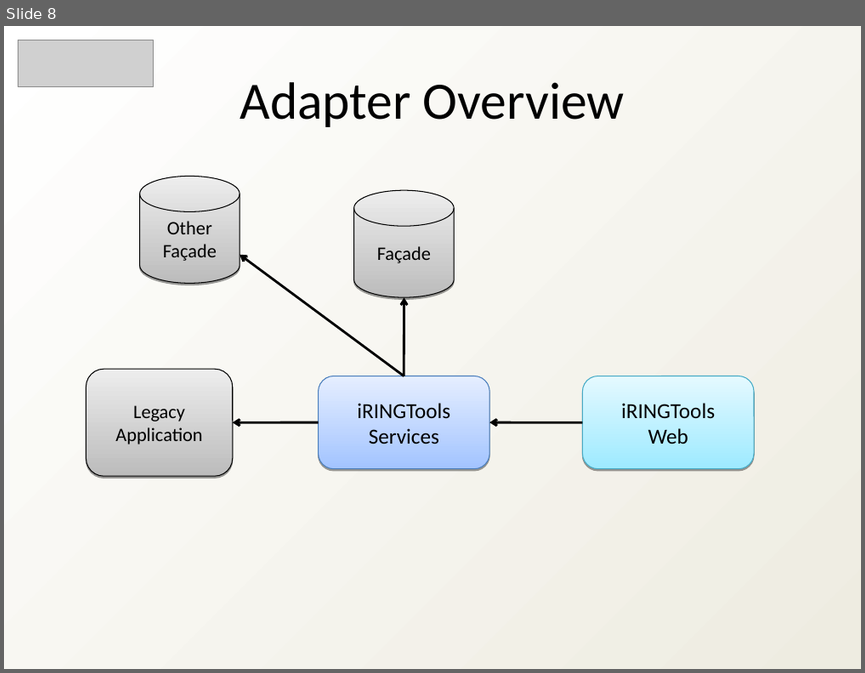
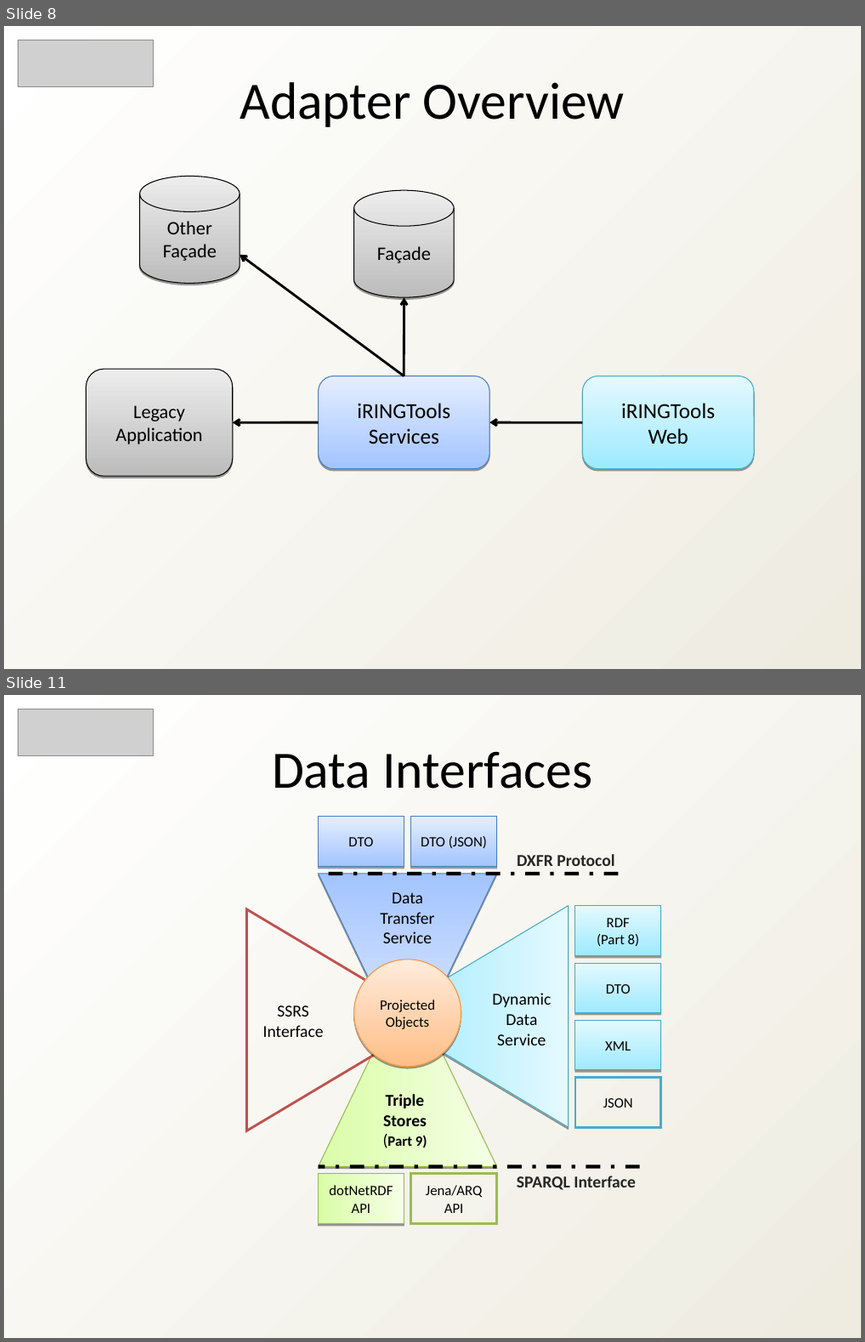
Before and after one commit to heyena/iring-tools, a slide deck: trunk/Documentation/iRINGTools_Overview_v2.1.0.ppt. Shown one above the other, each under a label of ours: slide 8 before the commit, slides 8 and 11 after it; the slides between them are not shown. The pictures are 865x673 and 865x1342 pixels, drawn with LibreOffice and Linux fonts; fonts in the diff are those of the drawing; grey boxes stand for pictures. Boxes give left, top, right and bottom in pixels: in the first picture for what was removed or moved away, otherwise in the second. Text is boxed around its words. In the diff, an @@ line names an element or a change of style, - is before the commit and + after.

```diff
--- a/trunk/Documentation/iRINGTools_Overview_v2.1.0.ppt
+++ b/trunk/Documentation/iRINGTools_Overview_v2.1.0.ppt
@@ slide 11 added at [4,695,861,1338], background gradient #FFFFFF to #EEECE1 @@
@@ picture added at [18,709,154,756] @@
@@ text added at [272,751,592,789], 44 pt, text #000000 @@
+Data Interfaces
@@ rectangle added at [318,817,404,867], fill gradient #A3C4FF to #E5EEFF, outline #4A7EBB 0.74 pt, 12 pt, text #000000 @@
+DTO
@@ rectangle added at [411,817,497,867], fill gradient #A3C4FF to #E5EEFF, outline #4A7EBB 0.74 pt, 12 pt, text #000000 @@
+DTO (JSON)
@@ triangle added at [318,873,497,1059], fill gradient #A3C4FF to #E5EEFF, outline #4A7EBB 0.74 pt @@
@@ text added at [380,892,434,943], 14 pt, text #000000 @@
+Data Transfer
+Service
@@ triangle added at [246,910,432,1131], outline #C0504D 2.01 pt @@
@@ triangle added at [382,906,568,1128], fill gradient #9EEAFF to #E4F9FF, outline #46AAC5 0.74 pt @@
@@ rectangle added at [575,906,661,955], fill gradient #9EEAFF to #E4F9FF, outline #46AAC5 0.74 pt, 12 pt, text #000000 @@
+RDF
+(Part 8)
@@ ellipse added at [353,959,460,1066], fill gradient #FFBE86 to #FFEBDB, outline #F69240 0.74 pt, 12 pt, text #000000 @@
+Projected Objects
@@ rectangle added at [575,964,661,1013], fill gradient #9EEAFF to #E4F9FF, outline #46AAC5 0.74 pt, 12 pt, text #000000 @@
+DTO
@@ text added at [492,993,551,1045], 14 pt, text #000000 @@
+Dynamic
+Data Service
@@ text added at [263,1005,324,1037], 14 pt, text #000000 @@
+SSRS Interface
@@ rectangle added at [575,1020,661,1069], fill gradient #9EEAFF to #E4F9FF, outline #46AAC5 0.74 pt, 12 pt, text #000000 @@
+XML
@@ rectangle added at [575,1077,661,1127], outline #4BACC6 2.01 pt, 12 pt, text #000000 @@
+JSON
@@ group added at [318,981,497,1223]: 2 rectangles, 1 triangle, 1 text @@
+Triple Stores
+(Part 9)
+Jena/ARQ
+API
+dotNetRDF API
@@ group added at [318,854,640,1190]: 2 texts, 2 lines @@
+DXFR Protocol
+SPARQL Interface
```
Also in this commit, not shown: 13 slides changed, 3 other slides added, 1 slide removed.
